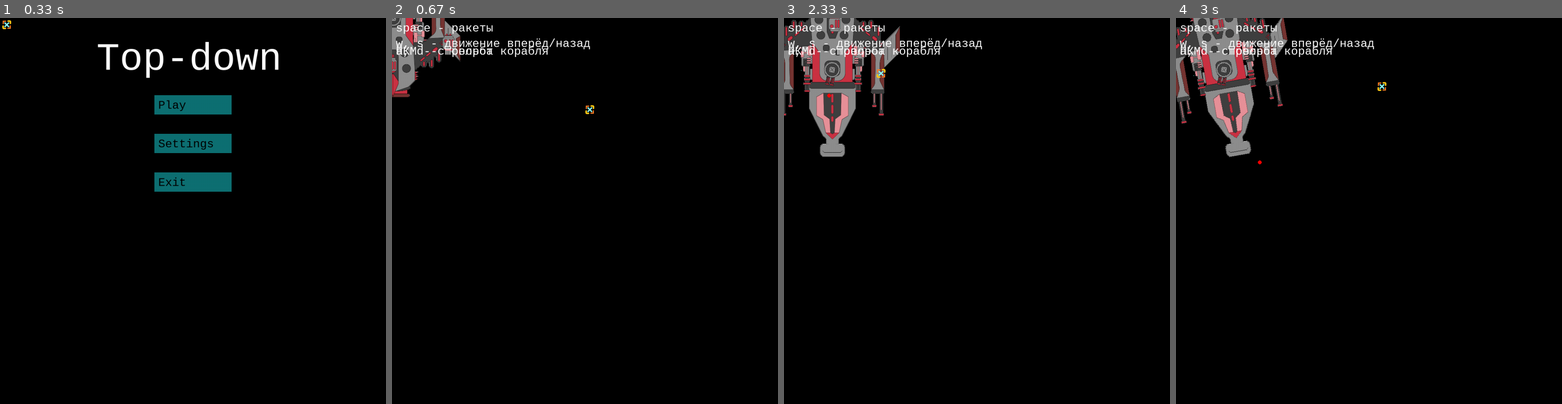
Above: before the commit, frames 1-4 (left to right).
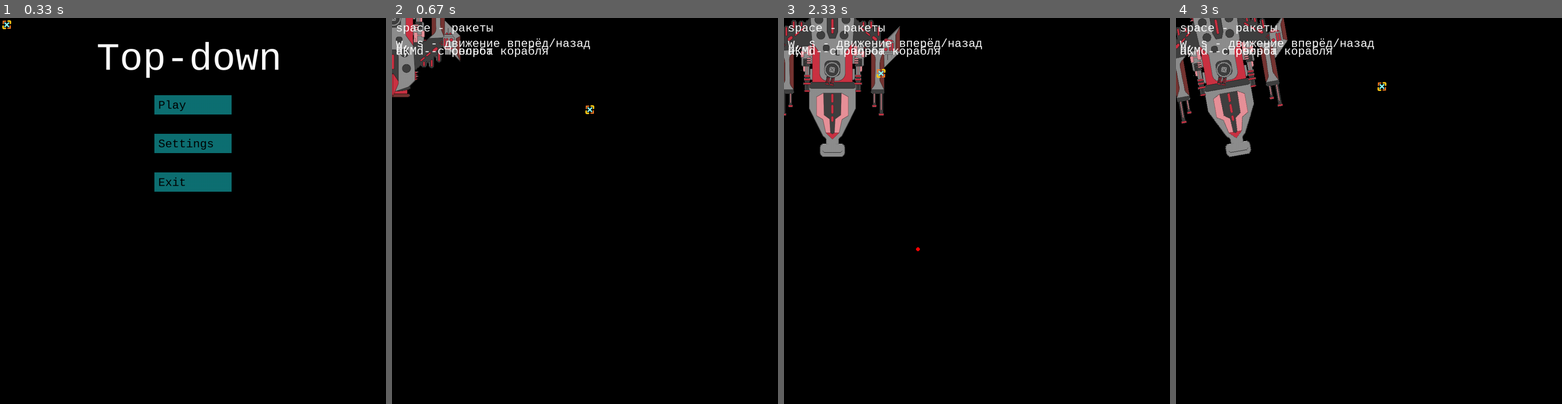
Above: after the commit, the same moments.

Repository: XORandom/pygame_templates
Game: pygame game, started from src/top_down.py
The game is run twice, just before and just after one commit, with the same random seed, the same clock (stepped at 60 frames per second) and the same inputs.
Inputs (mouse positions are in pixels of both pictures, inside the frame that each line leads up to):
- Up to frame 1 (0.33 s): no input
- Up to frame 2 (0.67 s): click "Play" at 0.38 s
- Up to frame 3 (2.33 s): tap Space at 0.67, 1.07, 1.37, 1.9, 2.23 s; hold D 1-1.47 s; move the mouse to (884, 214) at 1.03 s; tap E at 1.15, 2.32 s; right-click (1034, 75) at 1.55 s; hold W 1.83-2.13 s; click (1119, 346) at 1.92 s; tap X at 1.98 s; hold D from 2.17 s (still down); click (876, 68) at 2.25 s
- Up to frame 4 (3 s): tap Space at 2.53, 2.73 s; release D at 2.63 s; hold A from 2.67 s (still down); click (1376, 79) at 2.75 s

Frame 1 is identical in both runs. In frame 2, 0.1% of the frame differs, in the area x 0-17%, y 3-15%; in frame 3, 0.2%, in the area x 3-36%, y 0-61%; in frame 4, 0.2%.

Commit message:
version = "0.1.3.2"
добавил смещение положения снарядов

Diff:
--- a/pyproject.toml
+++ b/pyproject.toml
@@ -1,6 +1,6 @@
 [project]
 name = "pygame-templates"
-version = "0.1.3.1"
+version = "0.1.3.2"
 description = "Examples of game blanks using the pygame, for beginners"
 readme = "README.md"
 requires-python = ">=3.12"
--- a/src/top_down.py
+++ b/src/top_down.py
@@ -44,7 +44,7 @@
 "Скорость анимации (roll)"
 slow_run = 2
 "Скорость анимации (run)"
-barrel_offset = (0, 80)
+barrel_offset = (0, 0)
 "Настраиваемое смещение дула турели"
 
 # Флаги
@@ -225,10 +225,14 @@
     rocket_ponts=np.where(np.all((im_arr==rocket_ponts_color),axis=-1))
     "Находим коодинаты ракетных установок"
     # Добавляем информацию в словарь
-    points_dict["rl1"] = (rocket_ponts[1][0].item()*image_scale,
-                          rocket_ponts[0][0].item()*image_scale)
-    points_dict["rl2"] = (rocket_ponts[1][1].item()*image_scale,
-                          rocket_ponts[0][1].item()*image_scale)
+    points_dict["rl1"] = (94*image_scale,  # y
+                          499*image_scale)   # x
+    points_dict["rl2"] = (673*image_scale,
+                          499*image_scale)
+    # points_dict["rl1"] = (rocket_ponts[1][0].item()*image_scale,
+                        #   rocket_ponts[0][0].item()*image_scale)
+    # points_dict["rl2"] = (rocket_ponts[1][1].item()*image_scale,
+    #                       rocket_ponts[0][1].item()*image_scale)
     # -------------------------------------------------------------
     veapon_ponts_color=np.array([0,255,254],dtype=np.uint8)
     "цвет ключевых точек для остновных орудий [0,255,254]"
@@ -474,19 +478,21 @@
             if event.type == pygame.MOUSEBUTTONDOWN:
                 if event.button == 3:  # Правая кнопка мыши
                     # Создаём снаряд
+                    total_angle = math.radians(angle_ship + angle_turret - 90)  # Общий угол, меньше расчётов
+
                     # здесь необходимы базовые тригонометрические знания, вкратце, sin используется для оси y, cos для оси x
                     # функция sin(угол) возвращает значения в диапазоне [-1, 1]
                     # надо представить прямоугольный треугольник с заданным углом
                     # sin(заданный угол) возвращает значение противоположной (углу) стороны треугольника (катета), делённое на гипотенузу
                     # есть еще арктангенс для обеих осей
-                    total_angle = math.radians(angle_ship + angle_turret - 90)  # Общий угол
+                    offset_x = barrel_offset[0] * math.cos(total_angle)
+                    offset_y = barrel_offset[0] * math.sin(total_angle)
+
                     # Так как наш корабль тоже поворачивается, надо это учитывать
-                    direction_x = math.cos(math.radians(angle_ship+angle_turret-90)) # -90, так как турель по умолчанию повернута вниз, а не вправо
-                    direction_y = -math.sin(math.radians(angle_ship+angle_turret-90))  # -math, т.к. Y растёт вниз
+                    direction_x = math.cos(total_angle) # -90, так как турель по умолчанию повернута вниз, а не вправо
+                    direction_y = -math.sin(total_angle)  # -math, т.к. Y растёт вниз
                     # Поворачиваем смещение дула на угол турели
-                    offset_x = 0
-                    offset_y = 0
-                    projectile: dict = create_projectile(x+offset_x, y+offset_y, direction_x, direction_y, 10)
+                    projectile: dict = create_projectile(x+offset_x, y+offset_y, direction_x, direction_y, 30)
                     projectiles.append(projectile)
 
         if current_scene == "exit":  # Прерываем цикл
Binary file changed: assets/sprite/player/spaceship_vol2/large_2.png
Binary file changed: assets/sprite/player/spaceship_vol2/rocket_launcher_f.png
